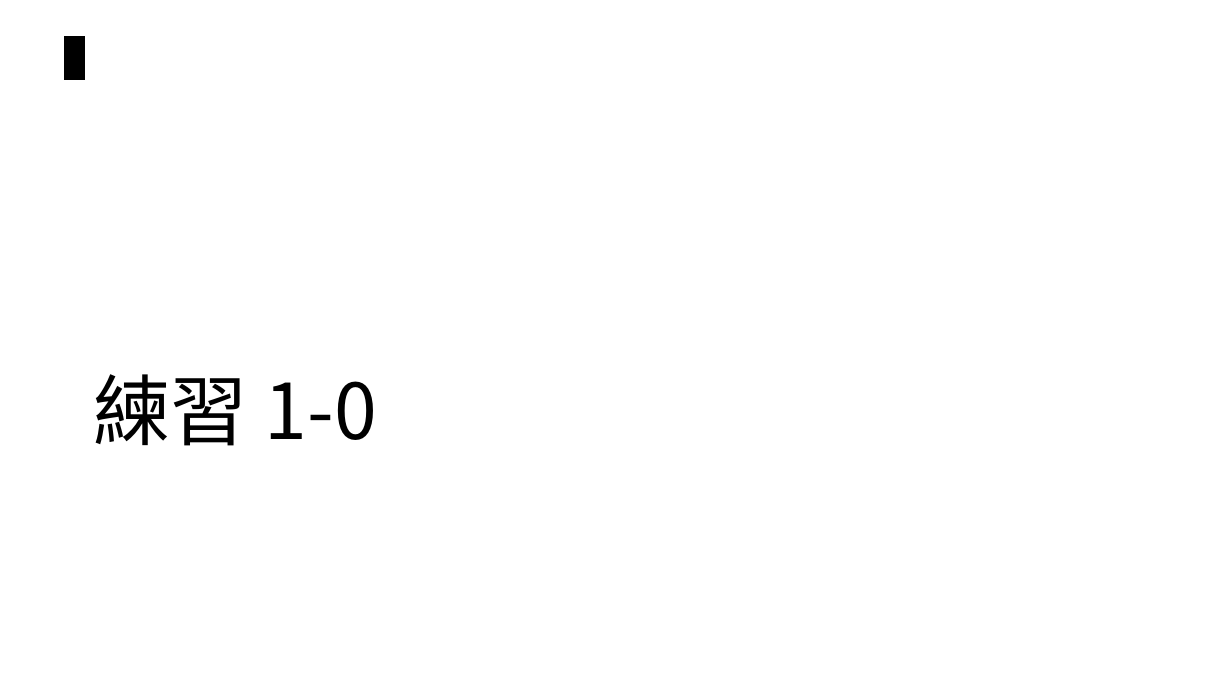
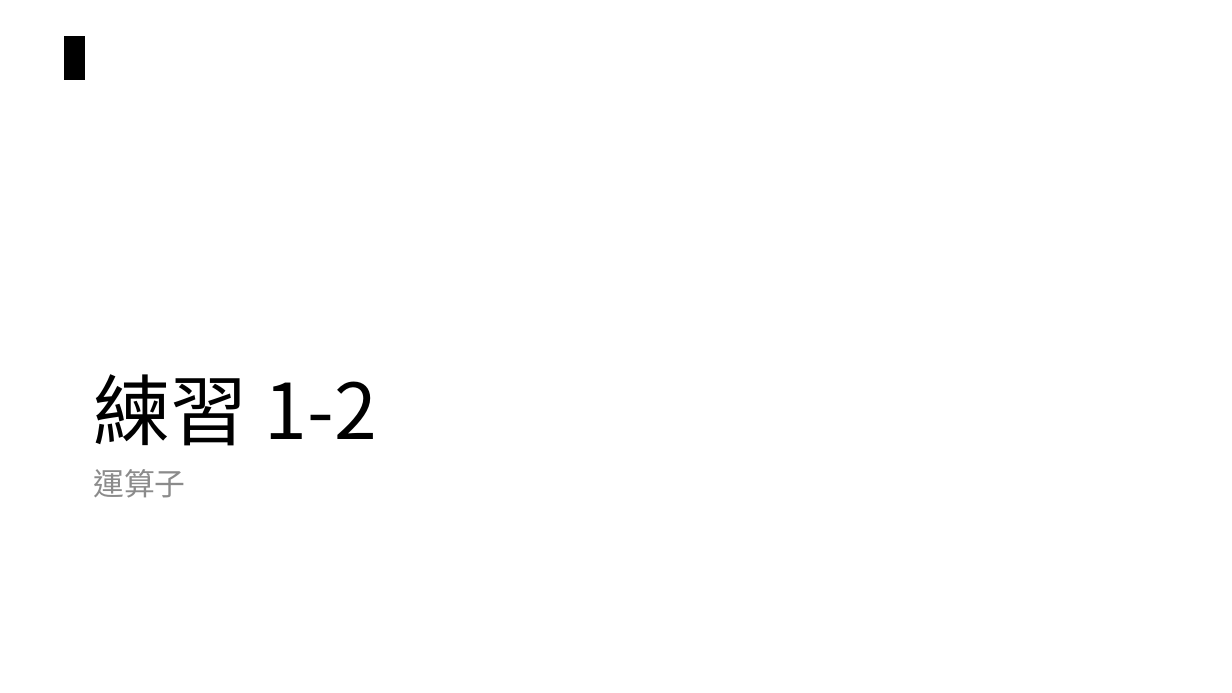
Before and after one commit to chiachin-yen/NCKU_workshop_2018, a slide deck: slide 42 of 2018_Eink工作營.pptx (slide 28 before the commit). Drawn at 1232x693 pixels with LibreOffice and Linux fonts; fonts in the diff are those of the drawing. Boxes give left, top, right and bottom in pixels: in the first picture for what was removed or moved away, otherwise in the second. Text is boxed around its words. In the diff, an @@ line names an element or a change of style, - is before the commit and + after.

```diff
--- a/2018_Eink工作營.pptx
+++ b/2018_Eink工作營.pptx
@@ title at box(93, 374, 377, 446): text changed @@
-練習 1-0
+練習 1-2
@@ text added at box(93, 469, 185, 498), 24 pt, text #8C8C8C @@
+運算子
```
Also in this commit, not shown: 13 other slides changed, 5 slides added.
